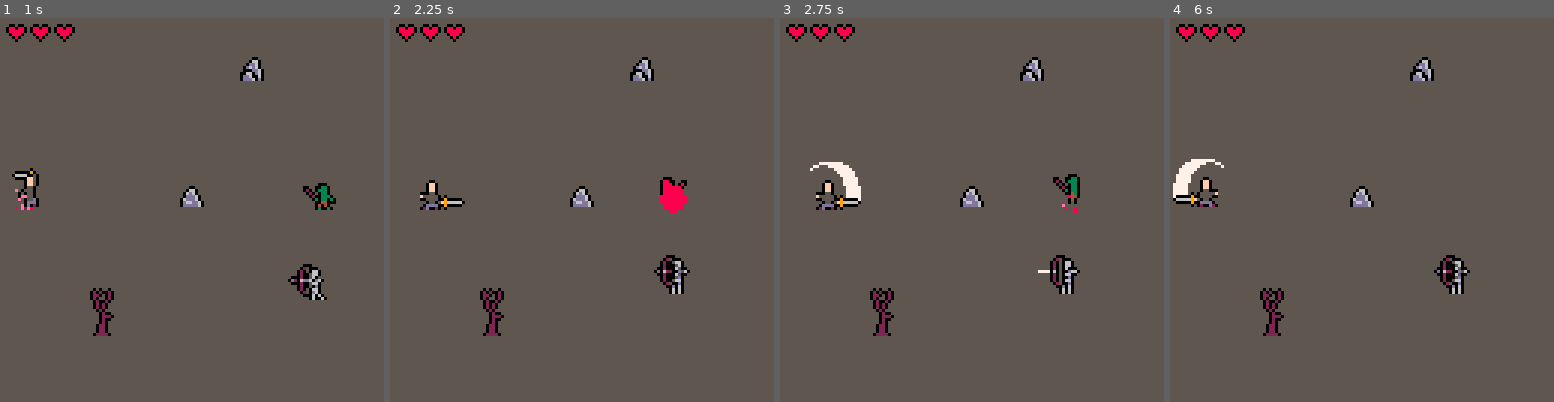
Above: before the commit, frames 1-4 (left to right).
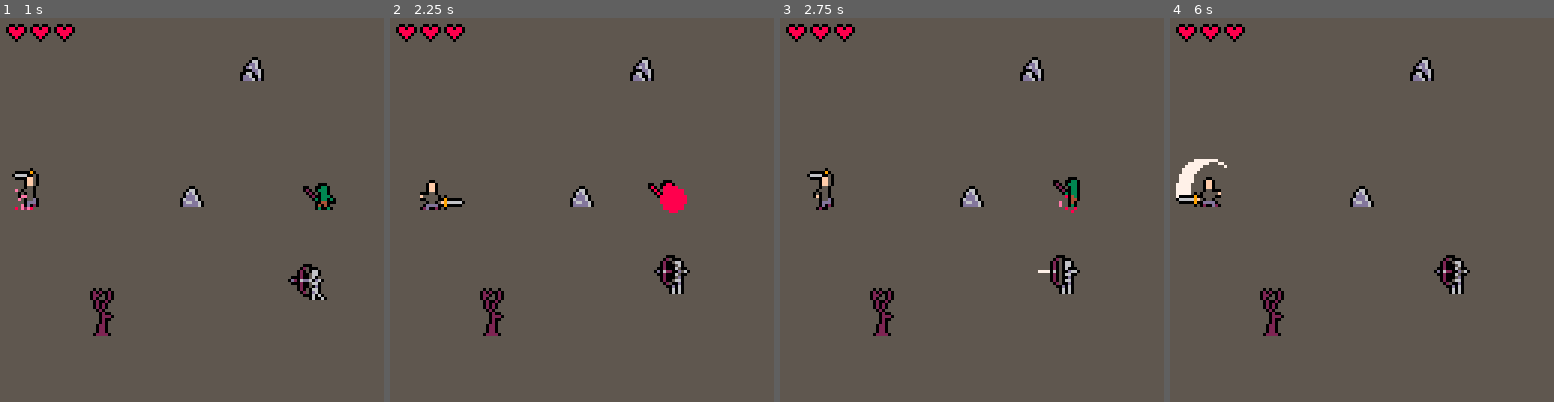
Above: after the commit, the same moments.

Repository: ironchestgames/pico-8-carts
Game: PICO-8 cartridge vvoe2.p8
Same seed, same stepped clock (60 frames per second), same inputs: the game is played once before the commit and once after it.
Inputs:
- Up to frame 1 (1 s): tap X (X key) at 0.33 s; tap O (Z key) at 0.7 s
- Up to frame 2 (2.25 s): tap X (X key) at 1.07, 1.85 s; hold Right 1.6-2.1 s; tap O (Z key) at 1.7, 2.1 s; hold Up from 2.15 s (still down)
- Up to frame 3 (2.75 s): release Up at 2.42 s; hold Right from 2.47 s (still down); tap O (Z key) at 2.5 s
- Up to frame 4 (6 s): tap O (Z key) every 0.4 s from 2.9 to 5.7 s; tap X (X key) at 2.97, 4.08, 5.2 s; release Right at 3.03 s; hold Left 3.08-3.58 s; hold Down 3.63-3.97 s; hold Right 4.02-4.68 s; hold Up 4.73-5.03 s; hold Left 5.08-5.68 s; hold Down from 5.73 s (still down)

Frame 1 is identical in both runs. In frame 2, 0.2% of the frame differs, in the area x 67-78%, y 41-47%; in frame 3, 1.2%, in the area x 7-79%, y 37-51%; in frame 4, 0.5%.

Commit message:
vvoe2 - remove special case for handling avatar attacking state

Diff:
--- a/vvoe2.p8
+++ b/vvoe2.p8
@@ -8,6 +8,12 @@
 
 function _sfx(_s)
  sfx(tonum(_s))
+end
+
+function curryright(f,a)
+ return function(b)
+  f(b,a)
+ end
 end
 
 function has(_t,_v)
@@ -1037,15 +1043,22 @@
 
   local skill=avatar['skill'..skillbuttondown]
   if skill then
-   avatar.state,avatar.currentskill,avatar.ispreprfm,
-   avatar.state_c,avatar.curframe=
-    'attacking',skill,true,max(1,skill.preprfm-avatar.att_spd_dec),1
+   avatar.state,
+   avatar.ispreprfm,
+   avatar.att_preprfm,
+   avatar.att_postprfm,
+   avatar.curframe,
+   avatar.prfmatt=
+    'attacking',
+    true,
+    max(1,skill.preprfm-avatar.att_spd_dec),
+    skill.postprfm,
+    1,
+    curryright(skill.perform,skill)
    if avatar.items.weapon then
     avatar.items.weapon.curframe=1
    end
-   if avatar.currentskill.startpemitter then
-    avatar.currentskill.startpemitter(avatar,skill.preprfm)
-   end
+   avatar.onpreprfm=skill.startpemitter
   end
  end
 
@@ -1062,48 +1075,32 @@
    actor.tarx,actor.tary,actor.ismovingoutofcollision=nil -- reset enemy vars
 
   elseif actor.state == 'attacking' then
-   if actor == avatar then
-    if avatar.state_c <= 0 then
-     if avatar.ispreprfm then
-      avatar.currentskill.perform(avatar,avatar.currentskill)
-
-      avatar.state_c,avatar.curframe,avatar.ispreprfm=
-       max(1,avatar.currentskill.postprfm-avatar.att_spd_dec),2
-
-      if avatar.items.weapon then
-       avatar.items.weapon.curframe=2
-      end
-
-     else
-      avatar.state='idling'
-      if avatar.items.weapon then
-       avatar.items.weapon.curframe=1
-      end
-     end
+   if actor.laststate != 'attacking' then
+    actor.ispreprfm,
+    actor.curframe,
+    actor.state_c=
+     true,
+     1,
+     actor.att_preprfm
+
+    if actor.onpreprfm then
+     actor.onpreprfm(actor,actor.att_preprfm)
     end
-
-   else -- enemies
-
-    if actor.laststate != 'attacking' then
-     actor.ispreprfm,actor.curframe,actor.state_c=
-      true,1,actor.att_preprfm
-
-     if actor.onpreprfm then
-      actor.onpreprfm(actor,actor.att_preprfm)
-     end
+   end
+
+   if actor.ispreprfm and actor.state_c <= 0 then
+    actor.prfmatt(actor)
+    actor.state_c,
+    actor.curframe,
+    actor.ispreprfm=
+     actor.att_postprfm,
+     2
+
+   elseif actor.state_c <= 0 then
+    if actor.afterpostprfm then
+     actor.afterpostprfm(actor)
     end
-
-    if actor.ispreprfm and actor.state_c <= 0 then
-     actor.prfmatt(actor)
-     actor.state_c,actor.curframe,actor.ispreprfm=
-      actor.att_postprfm,2
-
-    elseif actor.state_c <= 0 then
-     if actor.afterpostprfm then
-      actor.afterpostprfm(actor)
-     end
-     actor.state='idling'
-    end
+    actor.state='idling'
    end
 
   elseif actor.state == 'recovering' then
@@ -1128,7 +1125,7 @@
   end
 
   if actor == avatar and actor.state_c <= 0 then
-   actor.state,actor.currentskill='idling'
+   actor.state='idling'
   end
 
   actor.laststate=actor.state
